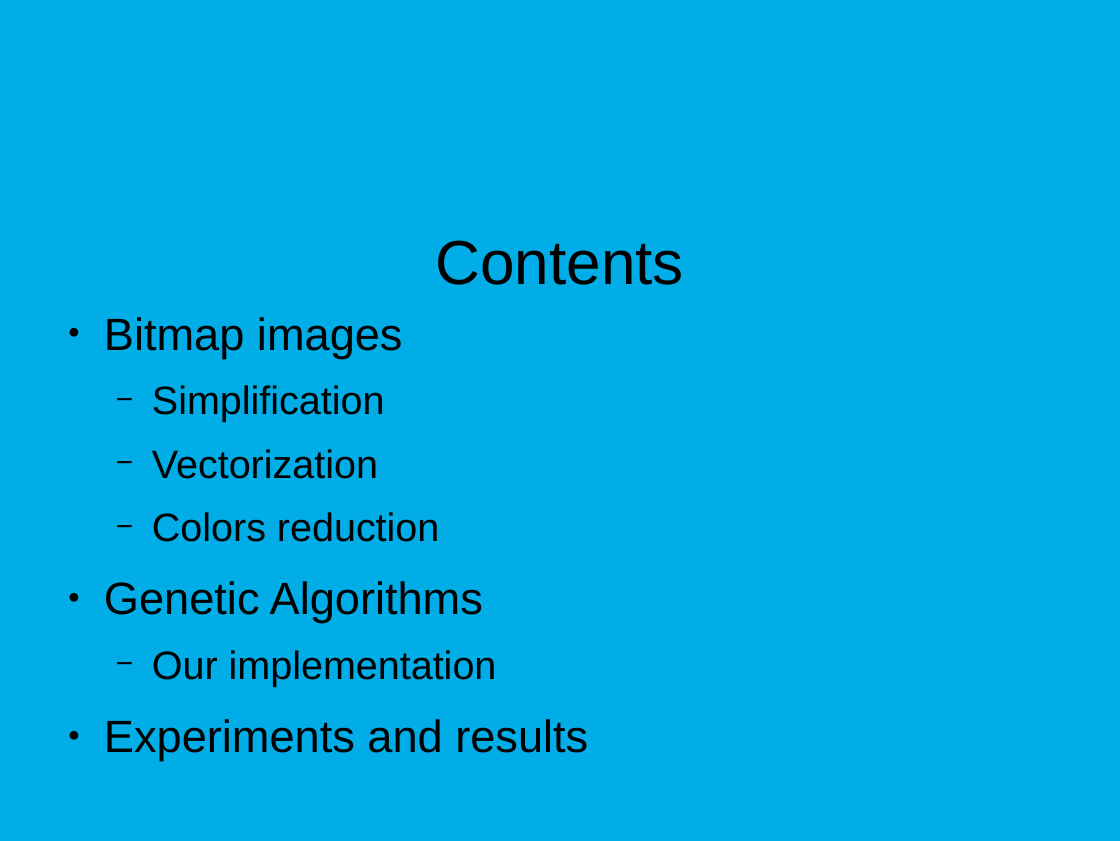
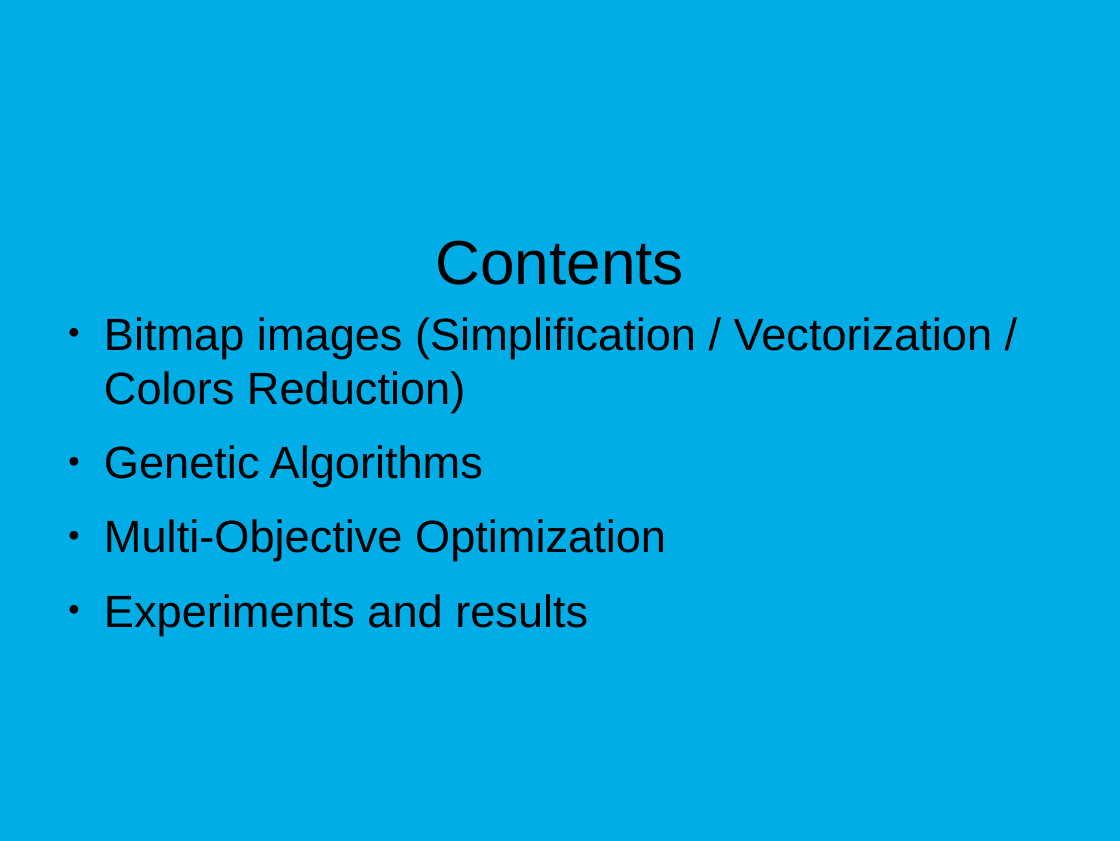
Before and after one commit to TodorBalabanov/ICAI20-International-Conference-Automatics-and-Informatics-2020, a slide deck: slide 3 of ICAI20-Multiobjective-Optimization-in-Image-Approximation.odp. Drawn at 1120x841 pixels with LibreOffice and Linux fonts; fonts in the diff are those of the drawing; background and template pictures are left out. Boxes give left, top, right and bottom in pixels: in the first picture for what was removed or moved away, otherwise in the second. Text is boxed around its words. In the diff, an @@ line names an element or a change of style, - is before the commit and + after.

```diff
--- a/ICAI20-Multiobjective-Optimization-in-Image-Approximation.odp
+++ b/ICAI20-Multiobjective-Optimization-in-Image-Approximation.odp
@@ text at (104, 317, 993, 412): text changed; size 28 to 32 pt @@
-● Bitmap images
-  − Simplification
-  − Vectorization
-  − Colors reduction
+● Bitmap images (Simplification / Vectorization / Colors Reduction)
@@ text at (104, 519, 666, 561): text changed; size 28 to 32 pt @@
-  − Our implementation
+● Multi-Objective Optimization
```
Also in this commit, not shown: 3 other slides changed, 1 slide added.
